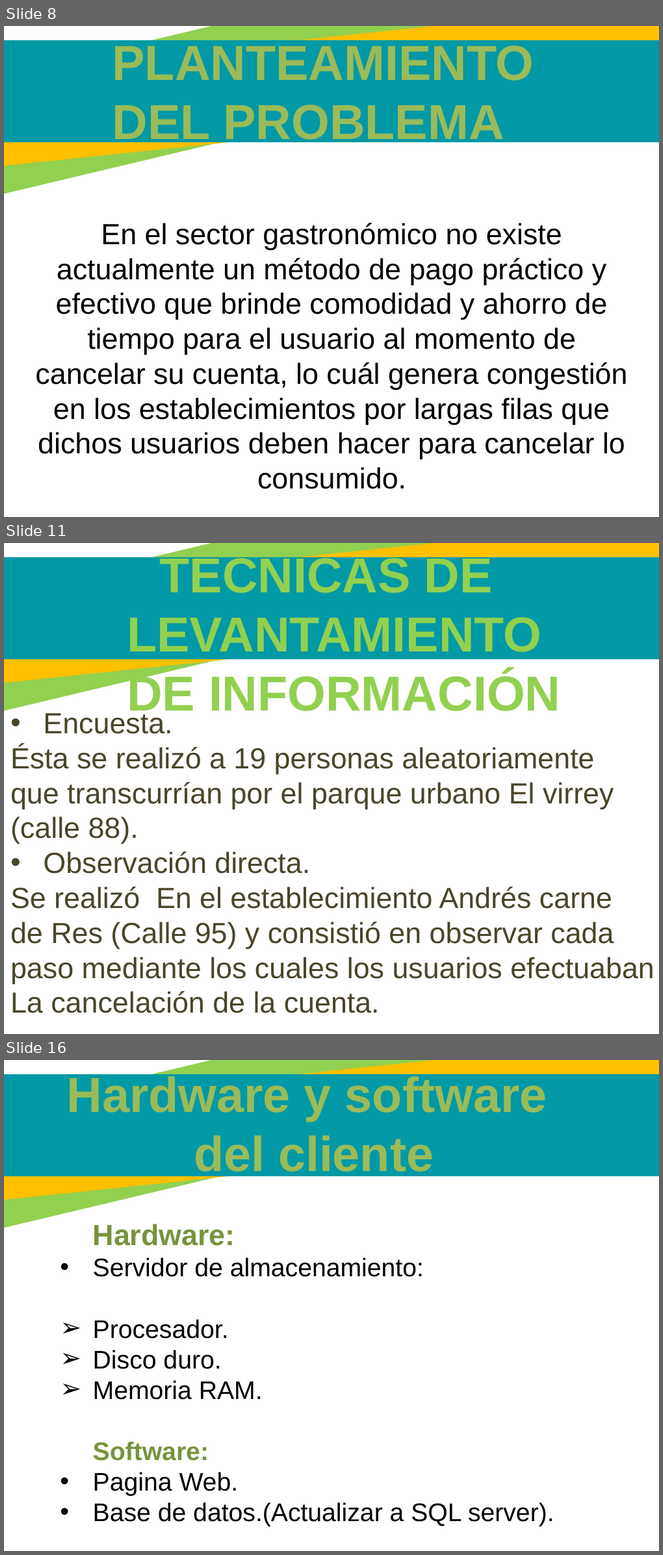
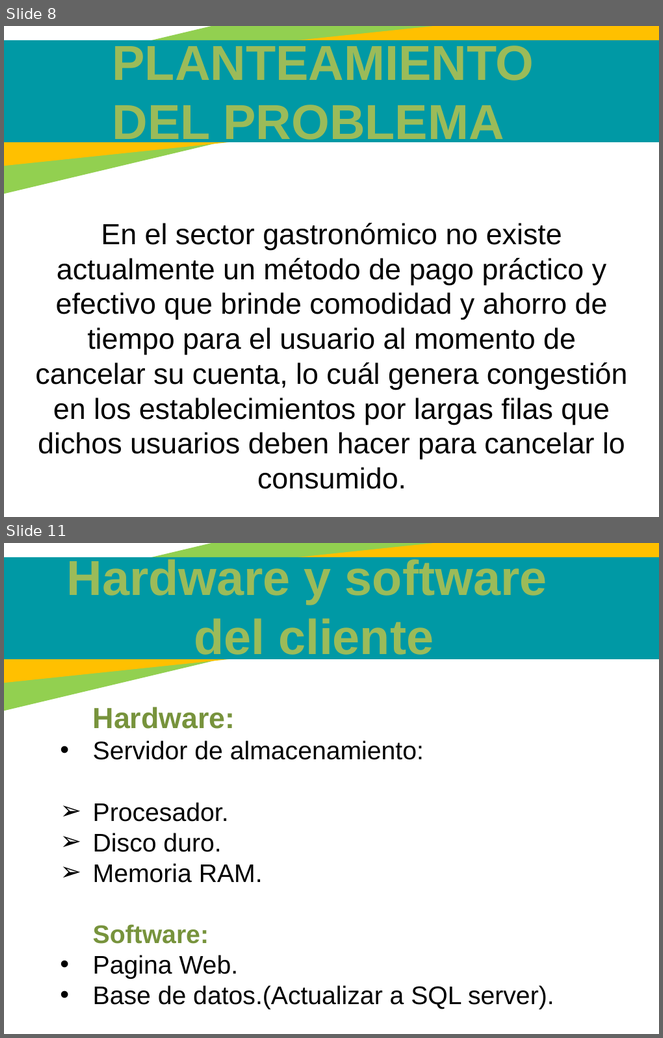
Before and after one commit to juannicolasvargas/SANF-solutions-helps, a slide deck: Cuarto trimestre/Presentacion v4.pptx. Shown one above the other, each under a label of ours: slides 8, 11 and 16 before the commit, slides 8 and 11 after it; the slides between them are not shown. The pictures are 663x1555 and 663x1038 pixels, drawn with LibreOffice and Linux fonts; fonts in the diff are those of the drawing. Boxes give left, top, right and bottom in pixels: in the first picture for what was removed or moved away, otherwise in the second. Text is boxed around its words. In the diff, an @@ line names an element or a change of style, - is before the commit and + after.

```diff
--- a/Cuarto trimestre/Presentacion v4.pptx
+++ b/Cuarto trimestre/Presentacion v4.pptx
@@ slide 11 removed at box(4, 543, 659, 1034), background #FFFFFF; not listed: 3 template elements that a slide beside it also shows @@
@@ text removed at box(127, 553, 560, 720) @@
-TÉCNICAS DE
-LEVANTAMIENTO
-DE INFORMACIÓN
@@ text removed at box(10, 713, 655, 1014) @@
-• Encuesta.
-Ésta se realizó a 19 personas aleatoriamente
-que transcurrían por el parque urbano El virrey
-(calle 88).
-• Observación directa.
-Se realizó En el establecimiento Andrés carne
-de Res (Calle 95) y consistió en observar cada
-paso mediante los cuales los usuarios efectuaban
-La cancelación de la cuenta.
@@ what was slide 16 is now slide 11 @@
```
Also in this commit, not shown: 4 slides changed, 1 slide added, 5 other slides removed.
